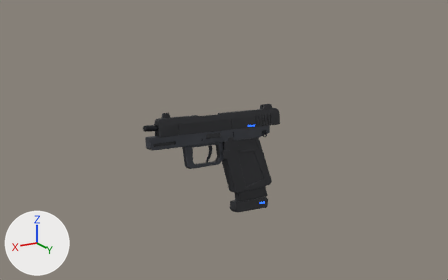
A saved change to the Blender file art-source/weapons/Classic.blend.
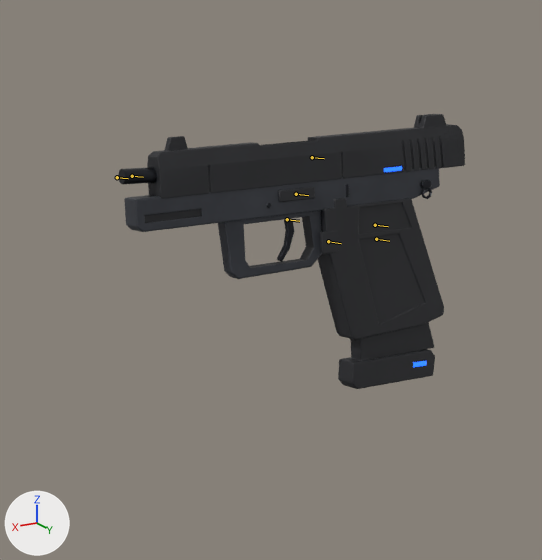
Old and new are each drawn from the file's camera 'Cam_34' and again close up on the part from 21% to 69% of the width and 21% to 100% of the height. Arrows for +X, +Y and +Z are at lower left; the lights stay in place. The last two pictures show the newer version. Both versions are drawn at frame 14 of the action 'Classic_ReloadEmpty'; the numbers are the values there. The bones that change, and the others that lie on the model, are drawn over the model as lines in the close-ups.

Objects in the first close-up: 'Classic_Barrel', 'Classic_CharmLoop', 'Classic_Frame', 'Classic_Grip', 'Classic_MagNeon', 'Classic_Magazine', 'Classic_Slide', 'Classic_SlideNeon' and 3 more.
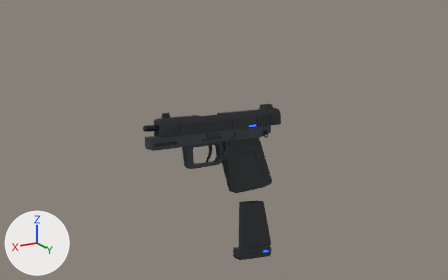
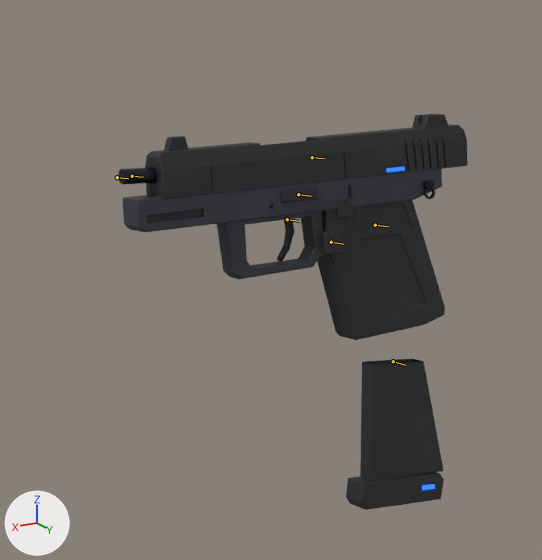
What the commit changed:
Bone 'Mag' (bone_mag) moves from (-0.019, 0.0, -0.098) to (-0.067, 0.0, -0.557).
Bone 'Mag' (bone_mag) turns from (0, -2, 0) to (0, -6, 0) degrees about its own x, y and z.

Changed parts and their boxes (x1, y1, x2, y2) in the close-ups (542 x 560 px):
'Classic_Slide', posed
    before: (147, 114, 465, 199)
    after: (145, 114, 468, 199)
'Classic_Magazine', posed
    before: (338, 322, 435, 389)
    after: (346, 359, 444, 510)
'Classic_Grip', posed
    before: (318, 198, 444, 340)
    after: (317, 200, 445, 340)
'Classic_Frame', posed
    before: (124, 167, 440, 279)
    after: (122, 167, 442, 279)
'Classic_CharmLoop', posed (8% wider)
    before: (421, 180, 432, 199)
    after: (423, 180, 435, 199)
'Classic_MagNeon', posed
    before: (413, 361, 426, 367)
    after: (422, 484, 435, 490)
'Classic_SlideNeon', posed
    before: (384, 166, 402, 172)
    after: (386, 167, 405, 172)
bone 'Mag', root to tip
    before: (376, 239) to (389, 241)
    after: (393, 361) to (405, 365)
